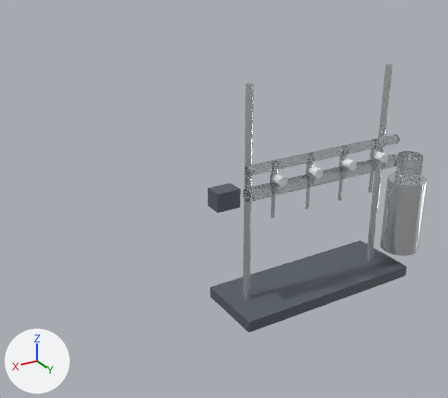
Renders of the glTF model game/assets/apparatus/SM_SchlenkLine.glb from each side of a commit.
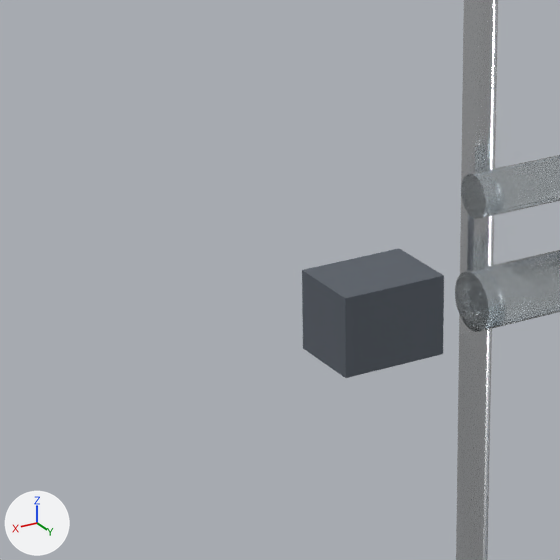
The first picture shows the older version from a 50 mm lens placed at (1.278, 1.515, 1.183), pointed at (0.336, -0.054, 0.399). The close-ups show the older and then the newer version on the part from 31% to 60% of the width and 32% to 64% of the height of that picture. Only the edits that show in the close-ups are written down. Lighting does not change. The marker at lower left points along +X, +Y and +Z. Where no turn or scale is listed for an object, it has been applied to the vertices.

Before the edit, the objects in view are built like this:
```python
me_cube_001 = bpy.data.meshes.new('Cube.001')
me_cube_001.from_pydata(...)  # a box spanning x -0.04..0.04, y -0.03..0.03, z -0.03..0.03
me_cube_001.materials.append(mat_m_chassisdark)  # grey #616973
me_cylinder_002 = bpy.data.meshes.new('Cylinder.002')
me_cylinder_002.from_pydata(...)  # a 32-sided cylinder along x spanning x -0.31..0.31, y -0.016..0.016, z -0.016..0.016
me_cylinder_002.materials.append(mat_m_borosilicateglass)  # white #edf6fa
me_cylinder_003 = bpy.data.meshes.new('Cylinder.003')
me_cylinder_003.from_pydata(...)  # a 32-sided cylinder along x spanning x -0.31..0.31, y -0.022..0.022, z -0.022..0.022
me_cylinder_003.materials.append(mat_m_borosilicateglass)  # white #edf6fa
ob_schlenk_gasmanifold = bpy.data.objects.new('Schlenk_GasManifold', me_cylinder_002)
ob_schlenk_gasmanifold.location = (0.0, 0.04, 0.52)
ob_schlenk_vacmanifold = bpy.data.objects.new('Schlenk_VacManifold', me_cylinder_003)
ob_schlenk_vacmanifold.location = (0.0, 0.04, 0.44)
ob_schlenk_vacuumgauge = bpy.data.objects.new('Schlenk_VacuumGauge', me_cube_001)
ob_schlenk_vacuumgauge.location = (0.38, 0.02, 0.44)
# also in view: 'Schlenk_Rod_R' at (0.28, 0.0, 0.4)
```
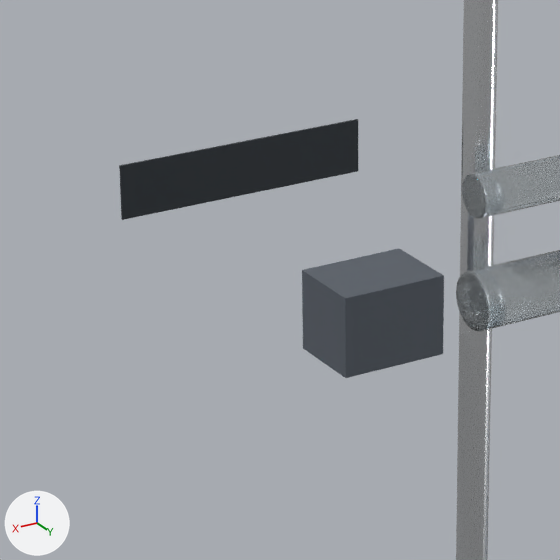
What differs and where, as boxes (x1, y1, x2, y2) in the close-ups (560 x 560 px):
'Detail_RatingPlate', added
    after: (119, 119, 358, 220)

Diff of the bpy script that builds the scene:
```diff
--- a/game/assets/apparatus/SM_SchlenkLine.glb.py
+++ b/game/assets/apparatus/SM_SchlenkLine.glb.py
@@ mat_m_detailplate @@
+mat_m_detailplate = principled_material('M_DetailPlate')
+mat_m_detailplate.base_color = (0.05, 0.06, 0.07)  # dark grey #3f454b
+mat_m_detailplate.metallic = 0.4
+mat_m_detailplate.roughness = 0.45
@@ me_cube_002 @@
+me_cube_002.from_pydata(...)  # a box spanning x -0.12..0.12, y -0.001..0.001, z -0.025..0.025
+me_cube_002.materials.append(mat_m_detailplate)  # dark grey #3f454b
@@ ob_detail_ratingplate @@
+ob_detail_ratingplate = bpy.data.objects.new('Detail_RatingPlate', me_cube_002)
+ob_detail_ratingplate.location = (0.215, -0.4815, 0.36)
```
